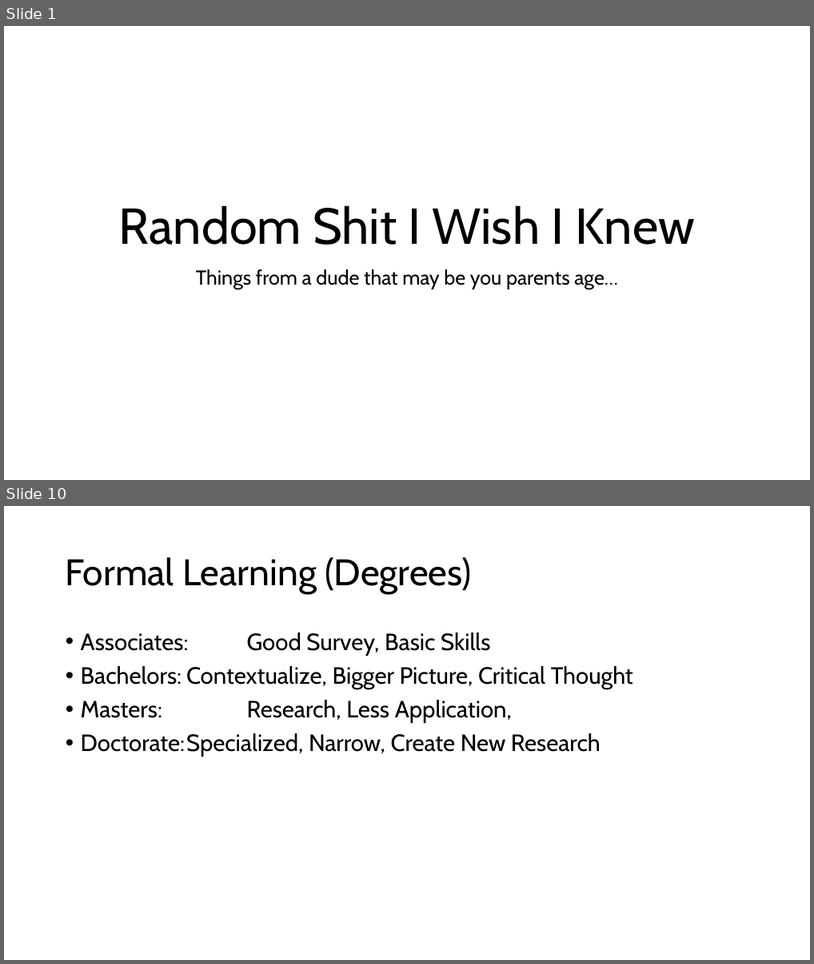
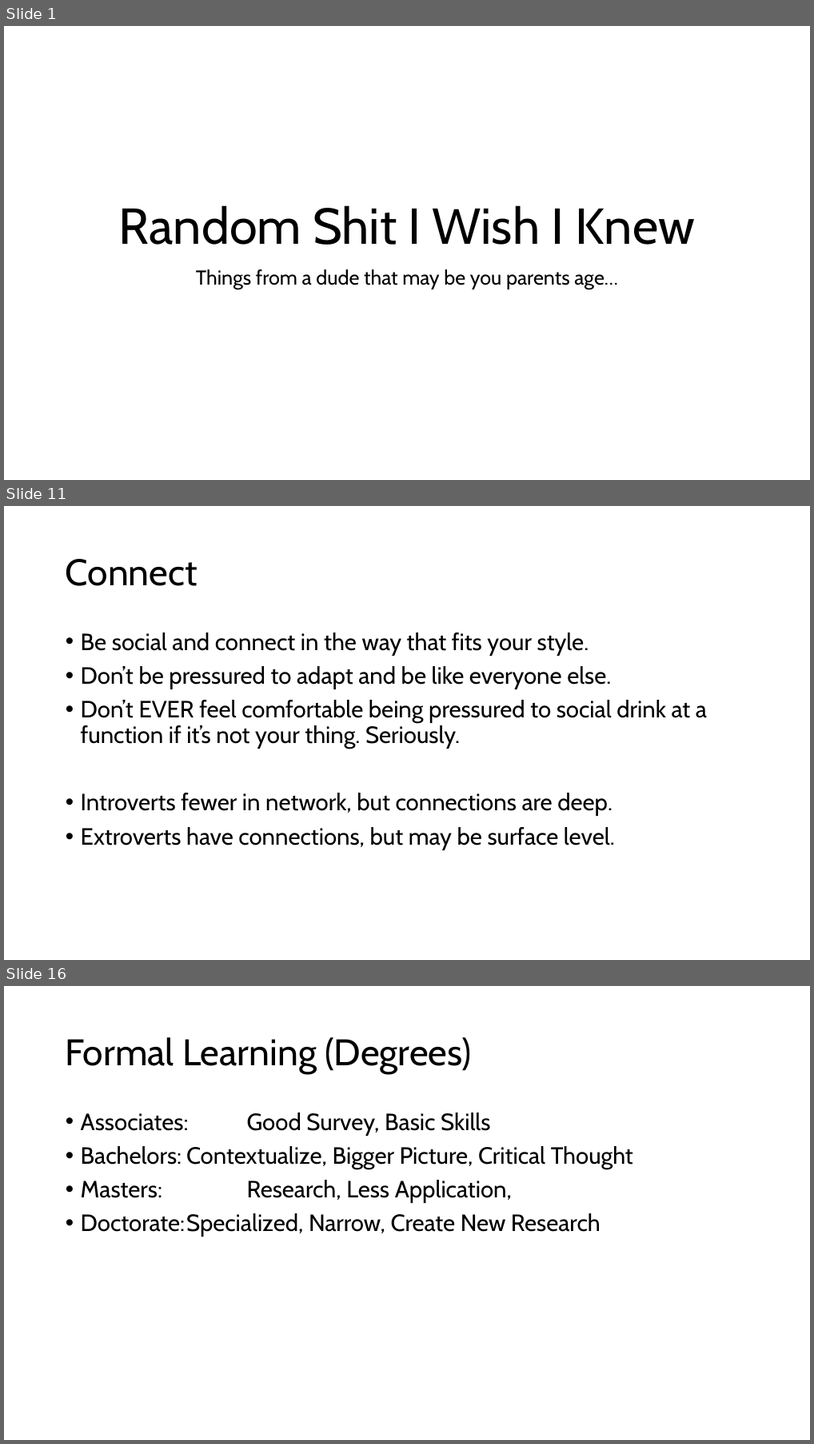
Before and after one commit to dtuuri/presentations, a slide deck: ShitIWishIKnew.pptx. Shown one above the other, each under a label of ours: slides 1 and 10 before the commit, slides 1, 11 and 16 after it; the slides between them are not shown. The pictures are 814x964 and 814x1444 pixels, drawn with LibreOffice and Linux fonts; fonts in the diff are those of the drawing. Boxes give left, top, right and bottom in pixels: in the first picture for what was removed or moved away, otherwise in the second. Text is boxed around its words. In the diff, an @@ line names an element or a change of style, - is before the commit and + after.

```diff
--- a/ShitIWishIKnew.pptx
+++ b/ShitIWishIKnew.pptx
@@ slide 11 added at <box>4,506,810,960</box>, background #FFFFFF @@
@@ title added at <box>66,559,198,586</box>, 44 pt, text #000000 @@
+Connect
@@ text added at <box>81,632,707,850</box>, 28 pt, text #000000 @@
+• Be social and connect in the way that fits your style.
+• Don’t be pressured to adapt and be like everyone else.
+• Don’t EVER feel comfortable being pressured to social drink at a function if it’s not your thing. Seriously.
+• Introverts fewer in network, but connections are deep.
+• Extroverts have connections, but may be surface level.
@@ what was slide 10 is now slide 16 @@
```
Also in this commit, not shown: 9 slides changed, 6 other slides added, 2 slides removed.
